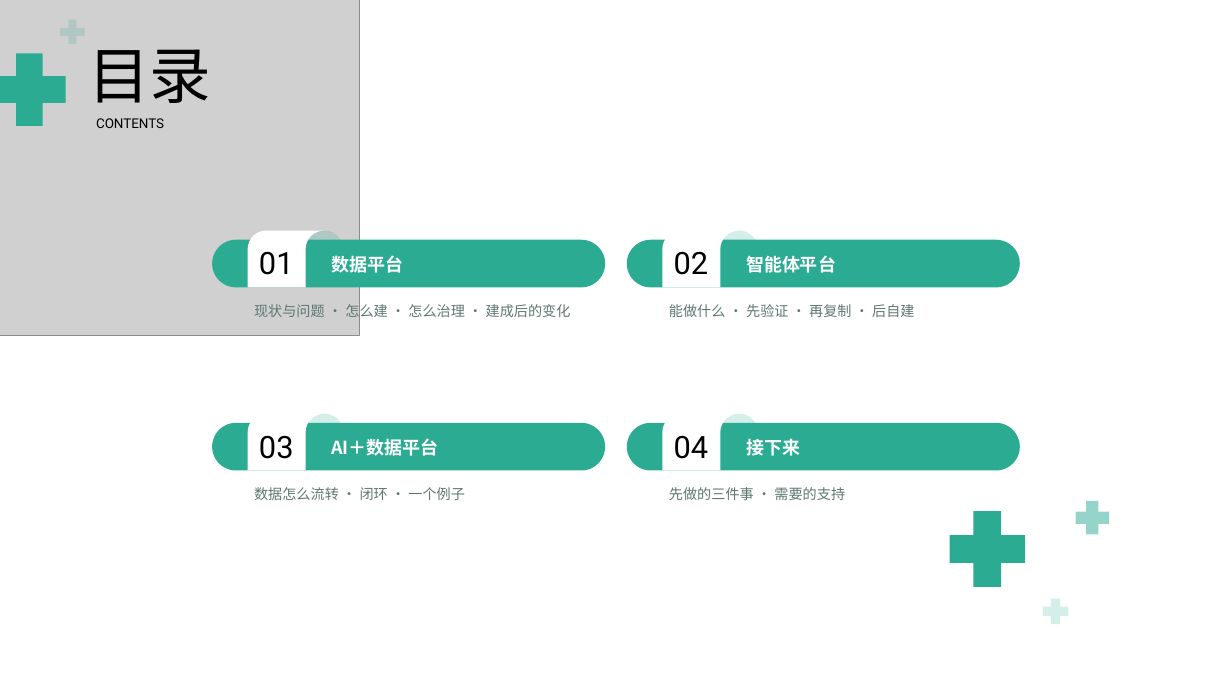
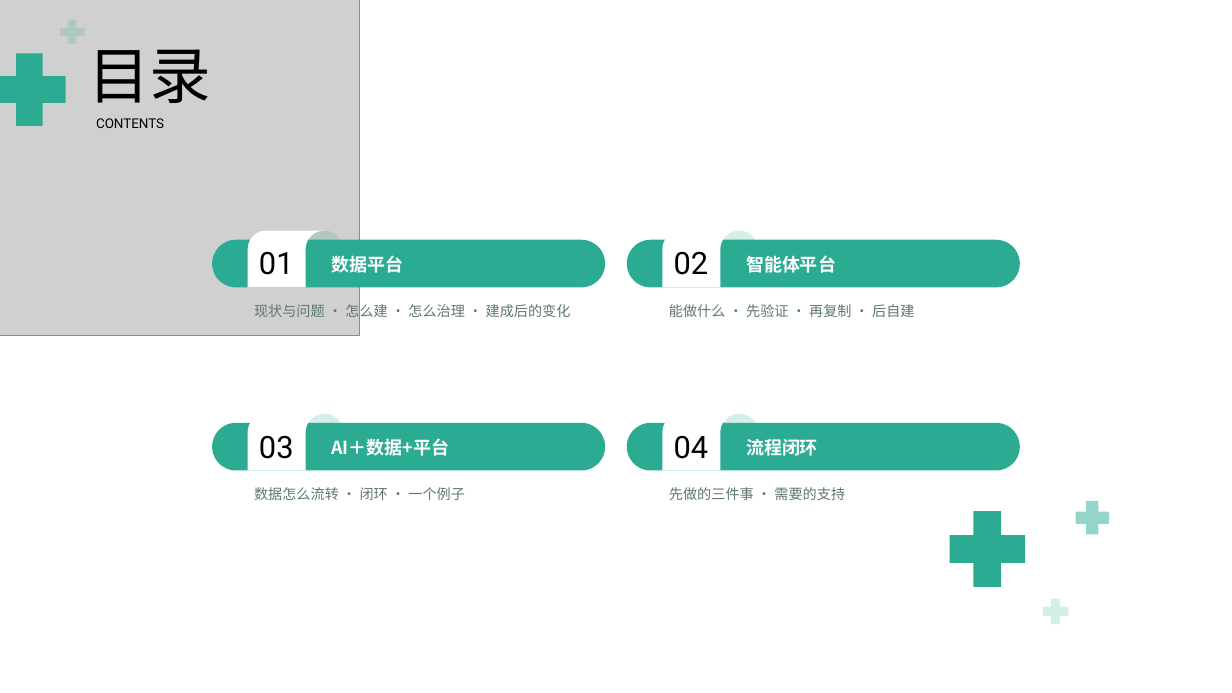
Before and after one commit to keanying/relevance, a slide deck: slide 3 of AI＋数据平台_老板汇报_青绿模板.pptx. Drawn at 1232x693 pixels with LibreOffice and Linux fonts; fonts in the diff are those of the drawing; grey boxes stand for pictures; background and template pictures are left out. Boxes give left, top, right and bottom in pixels: in the first picture for what was removed or moved away, otherwise in the second. Text is boxed around its words. In the diff, an @@ line names an element or a change of style, - is before the commit and + after.

```diff
--- a/AI＋数据平台_老板汇报_青绿模板.pptx
+++ b/AI＋数据平台_老板汇报_青绿模板.pptx
@@ text at (x1=331, y1=438, x2=449, y2=456): text changed @@
-AI＋数据平台
+AI＋数据+平台
@@ text at (x1=746, y1=439, x2=818, y2=456): text changed; font Noto Sans CJK SC to Roboto @@
-接下来
+流程闭环
```
Also in this commit, not shown: 10 other slides changed.
